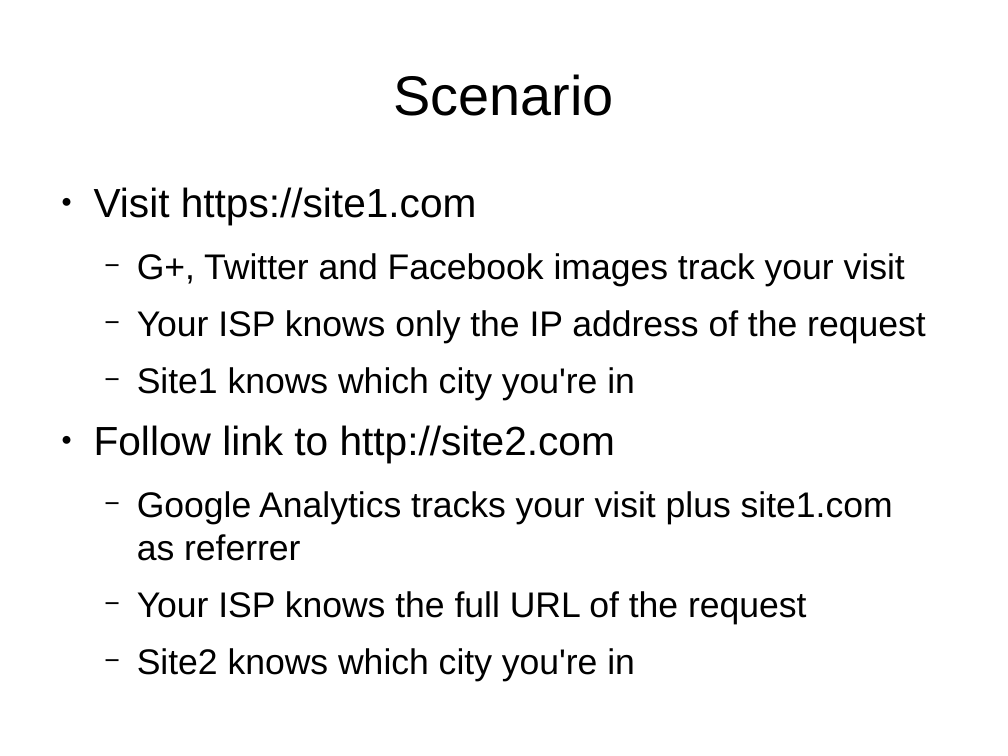
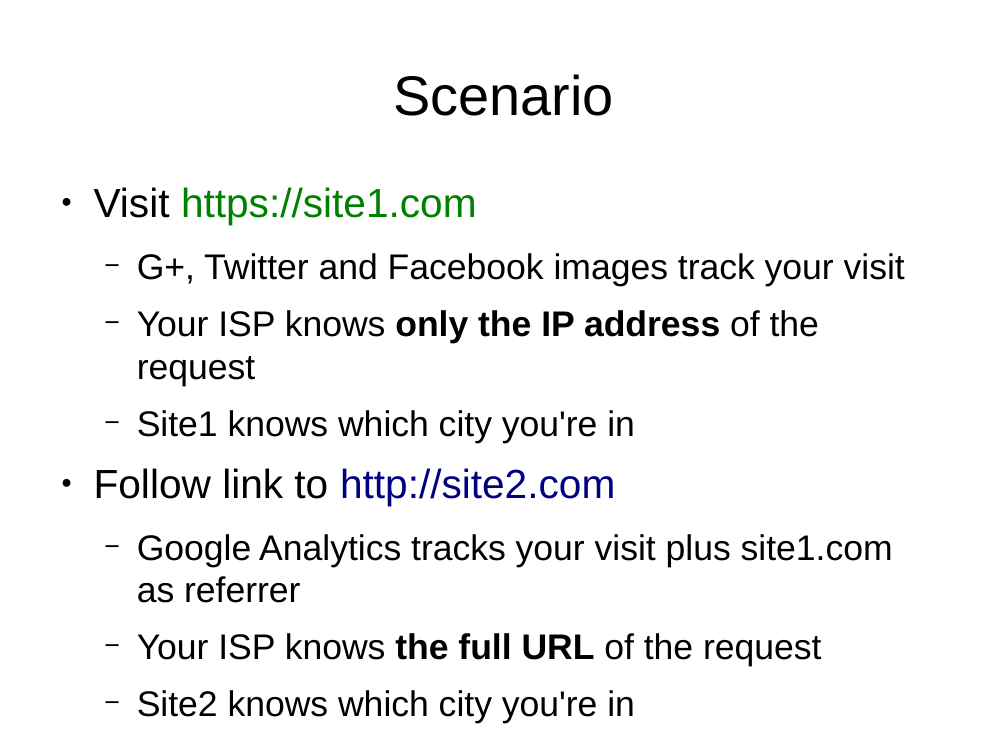
Before and after one commit to bendechrai/preso-security-privacy-anonymity, a slide deck: slide 26 of security-privacy-anonymity.odp (slide 18 before the commit). Drawn at 1008x756 pixels with LibreOffice and Linux fonts; fonts in the diff are those of the drawing. Boxes give left, top, right and bottom in pixels: in the first picture for what was removed or moved away, otherwise in the second. Text is boxed around its words. In the diff, an @@ line names an element or a change of style, - is before the commit and + after.

```diff
--- a/security-privacy-anonymity.odp
+++ b/security-privacy-anonymity.odp
@@ text at <box>94,187,821,667</box>: text colour #000000 to #008000 in "https://site1.com"; bold on in "only the IP address", "the full URL"; text colour #000000 to #000080 in "http://site2.com" @@
```
Also in this commit, not shown: 9 other slides changed, 15 slides added, 2 slides removed.
